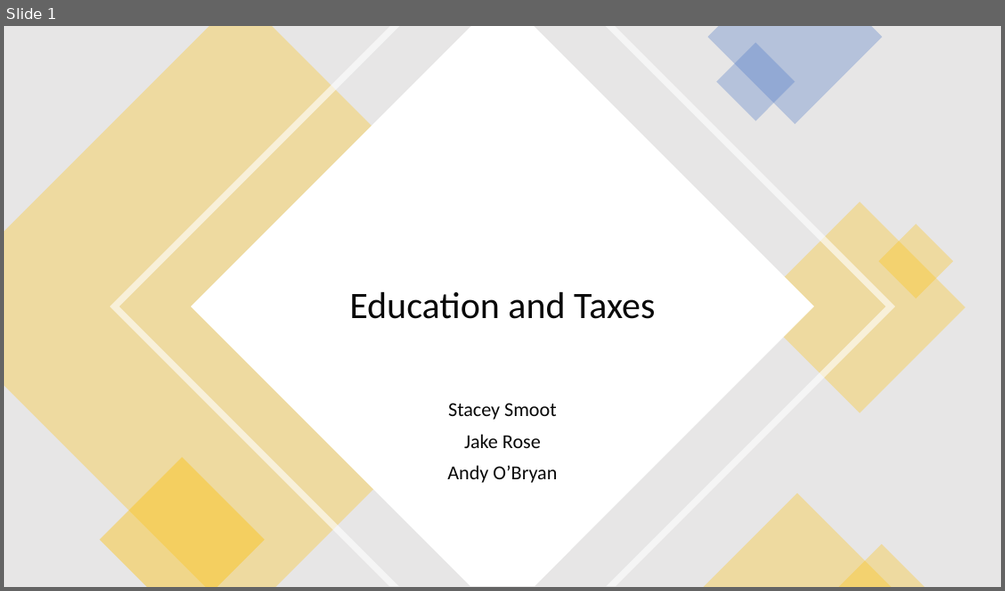
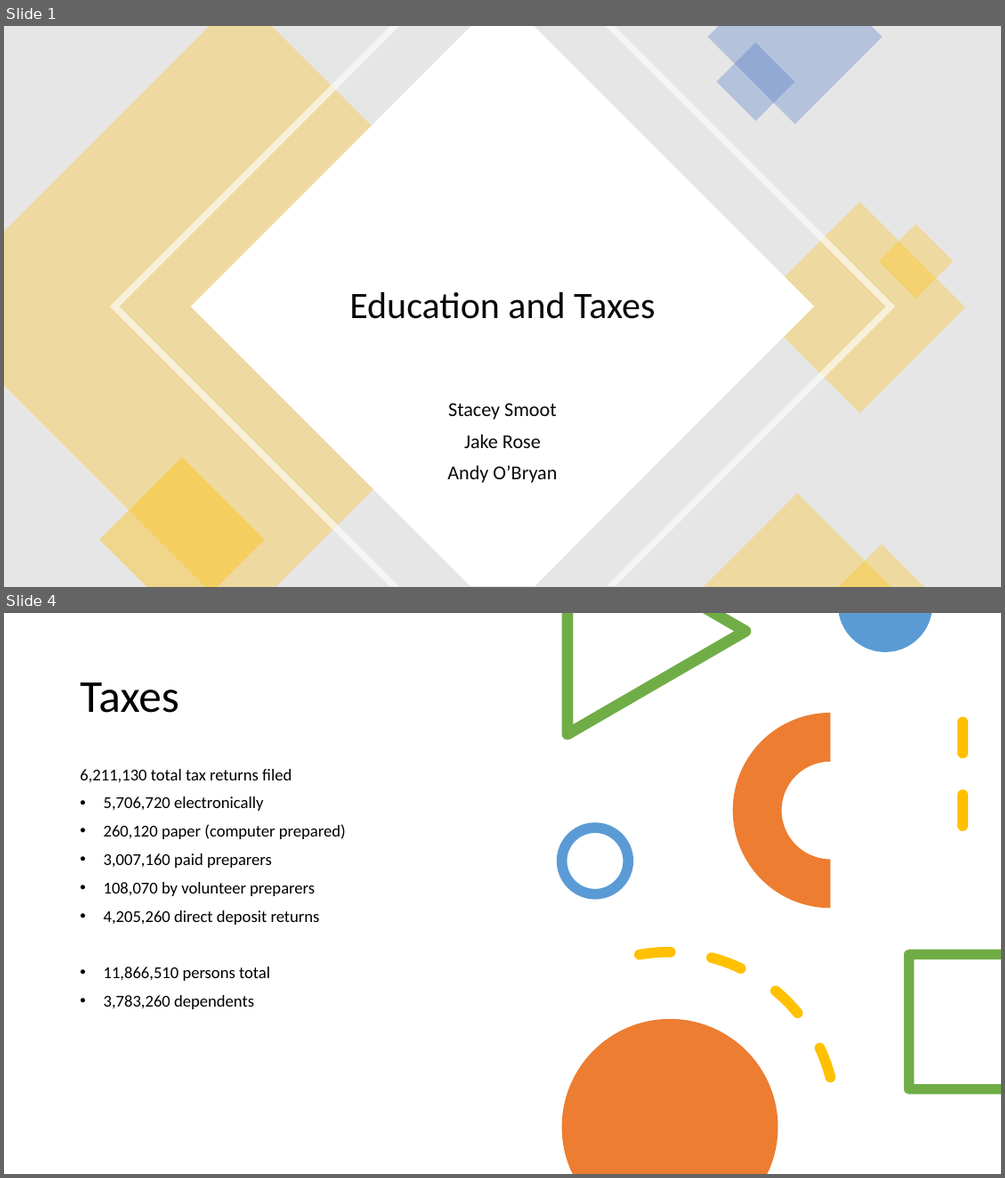
Before and after one commit to staceyj118/Education_and_Taxes, a slide deck: Education and Taxes.pptx. Shown one above the other, each under a label of ours: slide 1 before the commit, slides 1 and 4 after it; the slides between them are not shown. The pictures are 1005x591 and 1005x1178 pixels, drawn with LibreOffice and Linux fonts; fonts in the diff are those of the drawing. Boxes give left, top, right and bottom in pixels: in the first picture for what was removed or moved away, otherwise in the second. Text is boxed around its words. In the diff, an @@ line names an element or a change of style, - is before the commit and + after.

```diff
--- a/Education and Taxes.pptx
+++ b/Education and Taxes.pptx
@@ slide 4 added at [4,613,1001,1174], background #FFFFFF @@
@@ freeform shape added at [562,613,751,740], fill #70AD47 @@
@@ freeform shape added at [839,613,931,652], fill #5B9BD5 @@
@@ title added at [80,682,179,713], 44 pt, text #000000 @@
+Taxes
@@ arch (boxed as its full ring) added at [733,713,928,908], fill #ED7D31 @@
@@ line added from (963, 722) to (963, 852), #FFC000 10 pt dashed @@
@@ text added at [80,769,346,1009], 16 pt, text #000000 @@
+6,211,130 total tax returns filed
+• 5,706,720 electronically
+• 260,120 paper (computer prepared)
+• 3,007,160 paid preparers
+• 108,070 by volunteer preparers
+• 4,205,260 direct deposit returns
+• 11,866,510 persons total
+• 3,783,260 dependents
@@ ellipse added at [562,827,629,894], outline #5B9BD5 10 pt @@
@@ arc (boxed as its full ellipse) added at [476,925,863,1174], outline #FFC000 10 pt dashed @@
@@ freeform shape added at [905,949,1001,1094], fill #70AD47 @@
@@ freeform shape added at [562,1019,778,1174], fill #ED7D31 @@
```
Also in this commit, not shown: 2 slides changed, 3 other slides added, 4 other files.
